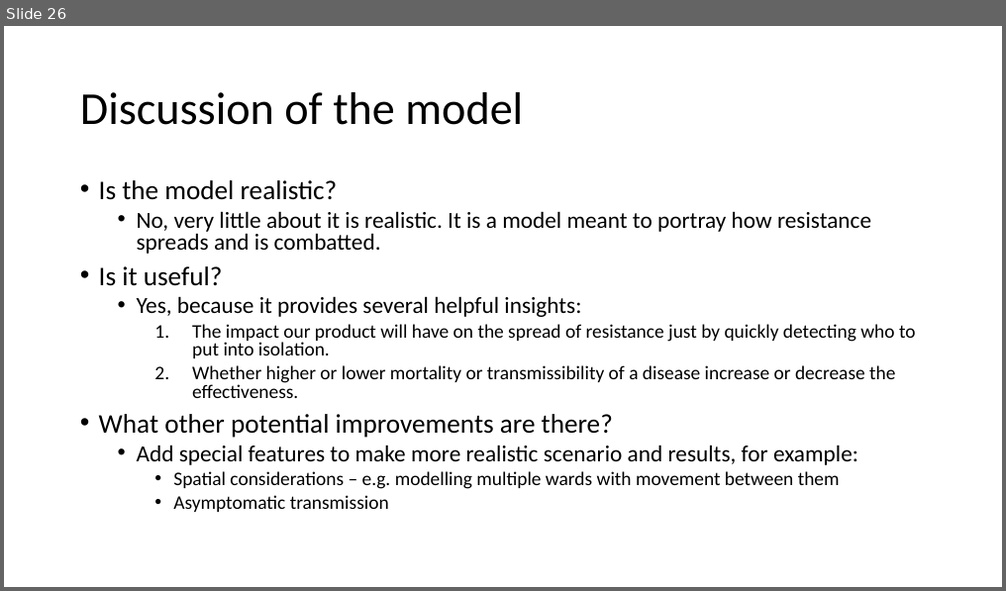
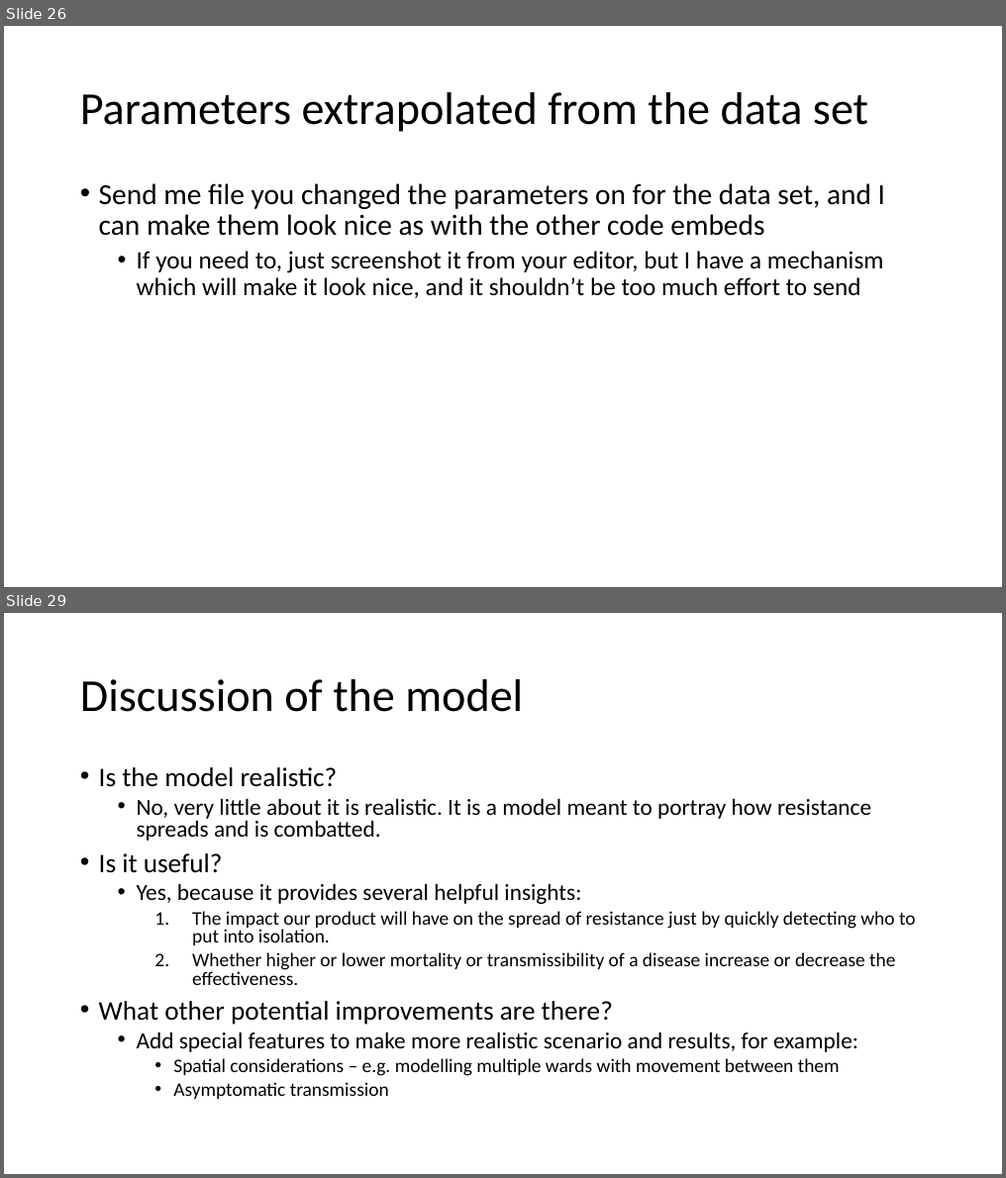
Before and after one commit to EdmundGoodman/Warwick_modelling, a slide deck: modelling_presentation/ComputerModellingPresentation.pptx. Shown one above the other, each under a label of ours: slide 26 before the commit, slides 26 and 29 after it; the slides between them are not shown. The pictures are 1006x591 and 1006x1178 pixels, drawn with LibreOffice and Linux fonts; fonts in the diff are those of the drawing. Boxes give left, top, right and bottom in pixels: in the first picture for what was removed or moved away, otherwise in the second. Text is boxed around its words. In the diff, an @@ line names an element or a change of style, - is before the commit and + after.

```diff
--- a/modelling_presentation/ComputerModellingPresentation.pptx
+++ b/modelling_presentation/ComputerModellingPresentation.pptx
@@ slide 26 added at (4, 26, 1002, 587), background #FFFFFF @@
@@ title added at (80, 92, 868, 132), 44 pt, text #000000 @@
+Parameters extrapolated from the data set
@@ text added at (99, 183, 885, 298), 24 pt, text #000000 @@
+• Send me file you changed the parameters on for the data set, and I can make them look nice as with the other code embeds
+  • If you need to, just screenshot it from your editor, but I have a mechanism which will make it look nice, and it shouldn’t be too much effort to send
@@ what was slide 26 is now slide 29 @@
```
Also in this commit, not shown: 6 slides changed, 7 other slides added, 5 slides removed, 1 other file.
